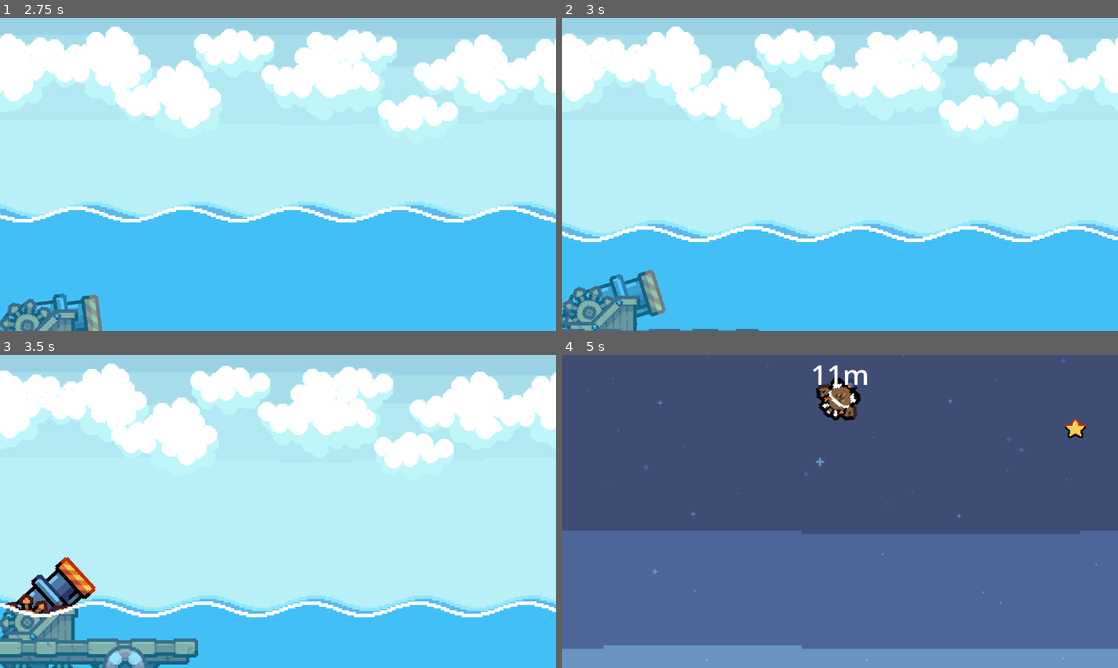
Above: before the commit, frames 1-4 (two rows, left to right).
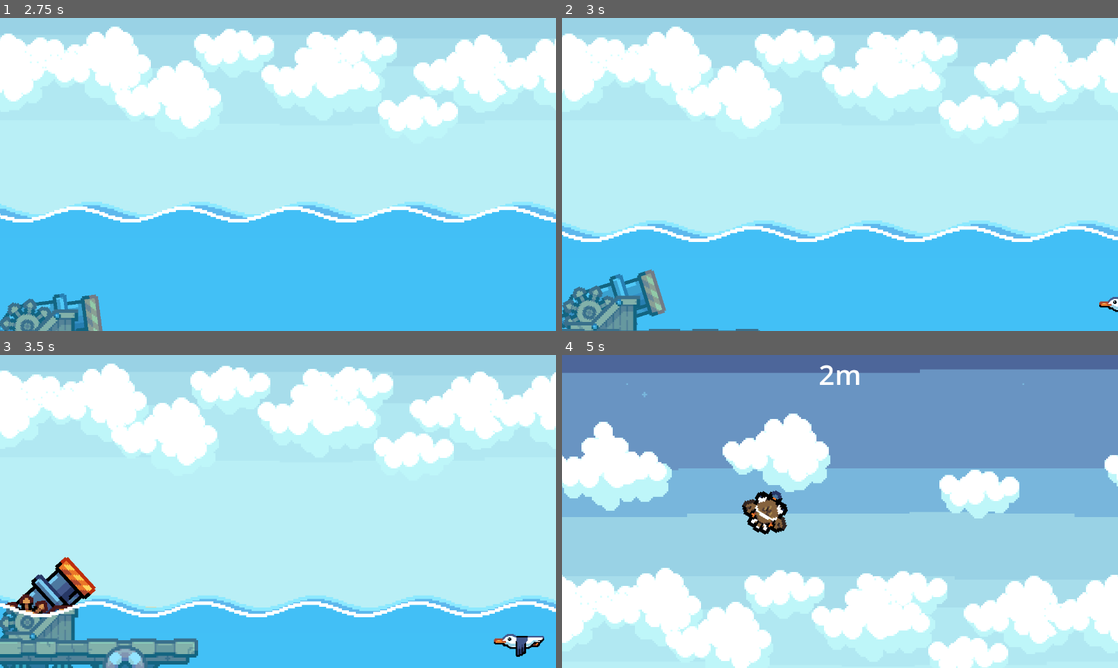
Above: after the commit, the same moments.

Repository: FaunaPolaris/BirdGameJam-Legado
Game: Godot game, scene res://canonGame/level/level.tscn
Same seed, same stepped clock (60 frames per second), same inputs: the game is played once before the commit and once after it. This scene is started directly instead of the project's main scene.
Inputs:
- Up to frame 1 (2.75 s): tap Enter (ui_accept) at 0.5, 0.6, 0.77, 1.07, 1.35, 1.52, 1.82, 2.1 s; hold Right (ui_right) 0.53-1.28 s; hold Down (ui_down) 1.28-2.03 s; hold Right (ui_right) from 2.03 s (still down)
- Up to frame 2 (3 s): release Right (ui_right) at 2.78 s; hold Up (ui_up) from 2.78 s (still down); tap Enter (ui_accept) at 2.85 s
- Up to frame 3 (3.5 s): keep holding Up (ui_up); tap Enter (ui_accept) at 3.02, 3.32 s
- Up to frame 4 (5 s): release Up (ui_up) at 3.53 s; hold Left (ui_left) from 3.53 s (still down); tap Enter (ui_accept) at 3.6, 3.77, 4.07, 4.35, 4.52, 4.82 s

Frame 1 is identical in both runs. In frame 2, 0.1% of the frame differs, in the area x 96-100%, y 89-94%; in frame 3, 0.4%; in frame 4, 100%, in the area x 0-100%, y 0-100%.

Commit message:
sound implementation

Diff:
--- a/canonGame/canon/canon.gd
+++ b/canonGame/canon/canon.gd
@@ -34,6 +34,7 @@
 		new_main.controlCamera()
 		$"../floor".followBullet(new_main)
 		$"../ceiling".followBullet(new_main)
+		$shotAudio.play()
 	elif Input.is_action_just_pressed("ui_accept") and Global.extra_jump:
 		main.impulse(500, -1200)
 		Global.extra_jump -= 1
--- a/canonGame/canon/canon.tscn
+++ b/canonGame/canon/canon.tscn
@@ -1,10 +1,11 @@
-[gd_scene load_steps=9 format=3 uid="uid://t52keyqcvf2n"]
+[gd_scene load_steps=10 format=3 uid="uid://t52keyqcvf2n"]
 
 [ext_resource type="Script" uid="uid://ddhf1t6f288r3" path="res://canonGame/canon/canon.gd" id="1_6b8qj"]
 [ext_resource type="Texture2D" uid="uid://cjp7hk386746m" path="res://textures/cannon/cannon.png" id="2_r4el3"]
 [ext_resource type="Texture2D" uid="uid://dab0lvw617j4a" path="res://textures/cannon/cannon_wheel.png" id="3_r4el3"]
 [ext_resource type="Texture2D" uid="uid://cp6hswjsd5bsg" path="res://textures/cannon/cannon_base.png" id="4_5kyjt"]
 [ext_resource type="Texture2D" uid="uid://pmdi7vsru3x1" path="res://textures/cannon/dock.png" id="5_fymf5"]
+[ext_resource type="AudioStream" uid="uid://coo74j8j4ualt" path="res://sound/canhao_fx.wav" id="6_5kyjt"]
 
 [sub_resource type="Animation" id="Animation_5kyjt"]
 length = 0.001
@@ -77,3 +78,6 @@
 libraries = {
 &"": SubResource("AnimationLibrary_fymf5")
 }
+
+[node name="shotAudio" type="AudioStreamPlayer" parent="."]
+stream = ExtResource("6_5kyjt")
--- a/canonGame/impulse/impulse.gd
+++ b/canonGame/impulse/impulse.gd
@@ -23,7 +23,7 @@
 		impulsey = 200
 		$art.play("gaivotao")
 	elif type == types.STAR:
-		impulsex = 2000
+		impulsex = 1500
 		impulsey = 200
 		$art.play("star")
 	elif type == types.TURTLE:
--- a/canonGame/level/level.gd
+++ b/canonGame/level/level.gd
@@ -17,7 +17,7 @@
 	spawnThirdLayer()
 
 func	spawnTurtle():
-	var	random_pos = Vector2(randi_range(960, 9000), 48)
+	var	random_pos = Vector2(randi_range(960, 12000), 52)
 	var new_impulse = impulse.instantiate()
 	new_impulse.position.x = random_pos.x + Global.position.x
 	new_impulse.position.y = random_pos.y
@@ -25,7 +25,7 @@
 	add_child(new_impulse)
 
 func	spawnFirstLayer():
-	var	random_pos = Vector2(randi_range(960, 9000), randi_range(740, first_layer))
+	var	random_pos = Vector2(randi_range(960, 12000), randi_range(740, first_layer))
 	var new_impulse = impulse.instantiate()
 	new_impulse.position.x = random_pos.x + Global.position.x
 	new_impulse.position.y = random_pos.y
@@ -33,7 +33,7 @@
 	add_child(new_impulse)
 
 func	spawnSecondLayer():
-	var	random_pos = Vector2(randi_range(960, 9000), randi_range(first_layer, second_layer))
+	var	random_pos = Vector2(randi_range(960, 12000), randi_range(first_layer, second_layer))
 	var new_impulse = impulse.instantiate()
 	new_impulse.position.x = random_pos.x + Global.position.x
 	new_impulse.position.y = random_pos.y
@@ -41,9 +41,9 @@
 	add_child(new_impulse)
 
 func	spawnThirdLayer():
-	var	random_pos = Vector2(randi_range(960, 9000), randi_range(second_layer, third_layer))
+	var	random_pos = Vector2(randi_range(960, 12000), randi_range(second_layer, third_layer))
 	var new_impulse = impulse.instantiate()
 	new_impulse.position.x = random_pos.x + Global.position.x
 	new_impulse.position.y = random_pos.y
-	new_impulse.setImpulse(Impulse.types.STAR)
+	new_impulse.setImpulse(randi_range(1,2))
 	add_child(new_impulse)
--- a/canonGame/level/level.tscn
+++ b/canonGame/level/level.tscn
@@ -14,6 +14,7 @@
 [ext_resource type="Texture2D" uid="uid://cbcrx2mg0kiuh" path="res://textures/background/bg_up_2.png" id="9_w0isi"]
 [ext_resource type="Texture2D" uid="uid://tmoebky4wvsx" path="res://textures/background/clouds/cloud_front_1.png" id="10_e8frv"]
 [ext_resource type="Texture2D" uid="uid://dtqy85rampyw0" path="res://textures/background/clouds/cloud_front_2.png" id="11_w1o5i"]
+[ext_resource type="AudioStream" uid="uid://ctqvm3jcq8cr4" path="res://sound/Musica_Canhão_loop.wav" id="15_oki1q"]
 
 [sub_resource type="RectangleShape2D" id="RectangleShape2D_nel4u"]
 size = Vector2(1920, 100)
@@ -247,6 +248,10 @@
 &"": SubResource("AnimationLibrary_i5y32")
 }
 
+[node name="AudioStreamPlayer2D" type="AudioStreamPlayer" parent="."]
+stream = ExtResource("15_oki1q")
+autoplay = true
+
 [connection signal="body_entered" from="floor" to="." method="_on_floor_body_entered"]
 [connection signal="timeout" from="impulse_spawn" to="." method="_on_impulse_spawn_timeout"]
 [connection signal="animation_finished" from="AnimationPlayer" to="canon" method="_on_animation_player_animation_finished"]
--- a/canonGame/mainCharacter/main_character.gd
+++ b/canonGame/mainCharacter/main_character.gd
@@ -14,7 +14,7 @@
 			$art.rotation = 90.20
 
 func	_ready() -> void:
-	apply_impulse(Vector2(1500, 0).rotated(deg_to_rad(supposed_rotation)), original_pos - position)
+	apply_impulse(Vector2(Global.current_fat, 0).rotated(deg_to_rad(supposed_rotation)), original_pos - position)
 
 func	impulse(forcex, forcey):
 	apply_impulse(Vector2(forcex, forcey), original_pos - position)
--- a/eatingMinigame/scenario/scenario.tscn
+++ b/eatingMinigame/scenario/scenario.tscn
@@ -1,6 +1,7 @@
-[gd_scene load_steps=14 format=3 uid="uid://cn2q8m7x6j3va"]
+[gd_scene load_steps=15 format=3 uid="uid://cn2q8m7x6j3va"]
 
 [ext_resource type="Texture2D" uid="uid://cdllyempq0ltt" path="res://textures/peck/SandFloor.png" id="1_6lylw"]
+[ext_resource type="AudioStream" uid="uid://bcaoy00h3y6hc" path="res://sound/Musica_Coleta.wav" id="1_h0ite"]
 [ext_resource type="Texture2D" uid="uid://bipwp5b0nulv4" path="res://textures/background/bg_right.png" id="1_psrre"]
 [ext_resource type="PackedScene" uid="uid://csusdyfgyv2nr" path="res://eatingMinigame/eater/eater.tscn" id="2_1s0lt"]
 [ext_resource type="PackedScene" uid="uid://cktpbi461648m" path="res://eatingMinigame/foodDispenser/food_dispenser.tscn" id="3_lcefo"]
@@ -96,6 +97,10 @@
 
 [node name="scenario" type="Node2D"]
 
+[node name="AudioStreamPlayer2D" type="AudioStreamPlayer" parent="."]
+stream = ExtResource("1_h0ite")
+autoplay = true
+
 [node name="BgRight" type="Sprite2D" parent="."]
 scale = Vector2(4, 4)
 texture = ExtResource("1_psrre")
@@ -196,6 +201,7 @@
 
 [node name="clock" parent="." instance=ExtResource("4_kt38x")]
 position = Vector2(-82, -363)
+seconds = 20
 
 [connection signal="animation_finished" from="AnimationPlayer" to="eater" method="_on_animation_player_animation_finished"]
 [connection signal="timesUp" from="clock" to="eater" method="_on_clock_times_up"]
--- a/eatingMinigame/warning/warning.gd
+++ b/eatingMinigame/warning/warning.gd
@@ -1,4 +1,7 @@
 extends Sprite2D
+
+func _ready() -> void:
+	$sound.play()
 
 func _on_lifespan_timeout() -> void:
 	queue_free()
--- a/eatingMinigame/warning/warning.tscn
+++ b/eatingMinigame/warning/warning.tscn
@@ -1,7 +1,8 @@
-[gd_scene load_steps=3 format=3 uid="uid://by4jug5j7be8t"]
+[gd_scene load_steps=4 format=3 uid="uid://by4jug5j7be8t"]
 
 [ext_resource type="Texture2D" uid="uid://ckictgkbmm3ac" path="res://textures/peck/worm_alert.png" id="1_6xana"]
 [ext_resource type="Script" uid="uid://d1c5mcvdndejy" path="res://eatingMinigame/warning/warning.gd" id="2_6xana"]
+[ext_resource type="AudioStream" uid="uid://dolasx66vsery" path="res://sound/alerta_fx.wav" id="3_7fg6i"]
 
 [node name="warning" type="Sprite2D"]
 texture_filter = 1
@@ -13,4 +14,7 @@
 one_shot = true
 autostart = true
 
+[node name="sound" type="AudioStreamPlayer" parent="."]
+stream = ExtResource("3_7fg6i")
+
 [connection signal="timeout" from="lifespan" to="." method="_on_lifespan_timeout"]
--- a/shared/title_screen.tscn
+++ b/shared/title_screen.tscn
@@ -12,6 +12,8 @@
 [ext_resource type="Texture2D" uid="uid://cm7xjenu7ptck" path="res://textures/ui/menu/G.png" id="10_oia1i"]
 [ext_resource type="Texture2D" uid="uid://cduo73ajqhii3" path="res://textures/ui/menu/R.png" id="11_nmotf"]
 [ext_resource type="Texture2D" uid="uid://bngrtfprwf06u" path="res://textures/ui/menu/O.png" id="12_m80ih"]
+[ext_resource type="AudioStream" uid="uid://le7faar5cyqd" path="res://sound/Musica_Menu.wav" id="13_e728s"]
+[ext_resource type="AudioStream" uid="uid://wlme0w6hut8n" path="res://sound/botao_fx.wav" id="14_kg3b4"]
 
 [node name="titleScreen" type="Control"]
 layout_mode = 3
@@ -137,4 +139,11 @@
 position = Vector2(166, 110)
 texture = ExtResource("12_m80ih")
 
+[node name="AudioStreamPlayer2D" type="AudioStreamPlayer" parent="."]
+stream = ExtResource("13_e728s")
+autoplay = true
+
+[node name="button_press" type="AudioStreamPlayer" parent="."]
+stream = ExtResource("14_kg3b4")
+
 [connection signal="pressed" from="startGame" to="." method="_on_start_game_pressed"]
--- a/title_screen.gd
+++ b/title_screen.gd
@@ -3,4 +3,5 @@
 var	scenario = preload("res://eatingMinigame/scenario/scenario.tscn")
 
 func _on_start_game_pressed() -> void:
+	$button_press.play()
 	get_tree().change_scene_to_packed(scenario)
Not shown: 1 places in canonGame/level/level.tscn that only renumber resources
Not shown, added: export_presets.cfg
Not shown: 1 places in shared/title_screen.tscn that only renumber resources
Not shown, added: sound/Musica_Canhão_loop.wav.import
Not shown, added: sound/Musica_Coleta.wav.import
Not shown, added: sound/Musica_Menu.wav.import
Not shown, added: sound/alerta_fx.wav.import
Not shown, added: sound/botao_fx.wav.import
Not shown, added: sound/canhao_fx.wav.import
Not shown, added: sound/Musica_Canhão_loop.wav
Not shown, added: sound/Musica_Coleta.wav
Not shown, added: sound/Musica_Menu.wav
(and 3 more such lines)
